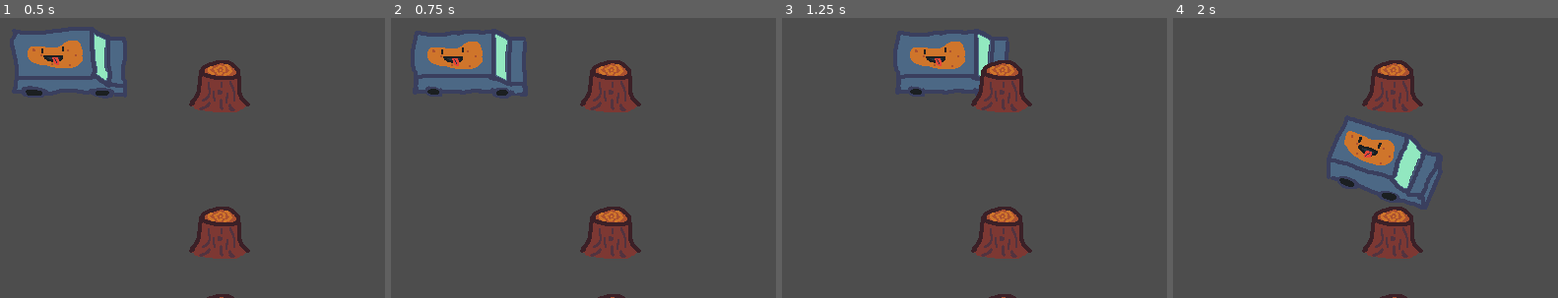
Above: before the commit, frames 1-4 (left to right).
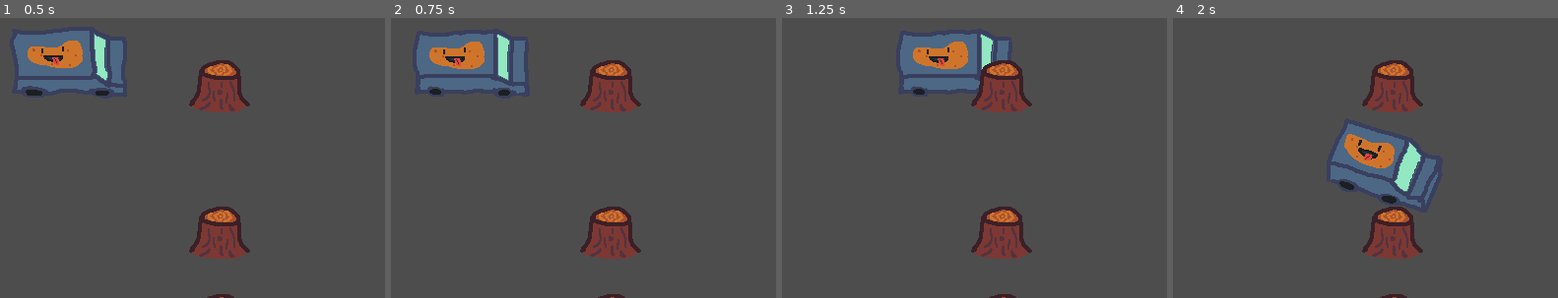
Above: after the commit, the same moments.

Repository: MatricsCode/Cozy-Fall-Jam
Game: Godot game, scene res://Scenes/Main/Main.tscn
The game is run twice, just before and just after one commit, with the same random seed, the same clock (stepped at 60 frames per second) and the same inputs.
Inputs:
- Up to frame 1 (0.5 s): no input
- Up to frame 2 (0.75 s): tap Enter at 0.5 s; hold Right (Right) from 0.53 s (still down)
- Up to frame 3 (1.25 s): keep holding Right (Right)
- Up to frame 4 (2 s): release Right (Right) at 1.28 s; hold Down (Down) from 1.28 s (still down)

Frame 1 is identical in both runs. In frame 2, 1.0% of the frame differs, in the area x 6-36%, y 5-28%; in frame 3, 1.0%; in frame 4, 2.0%, in the area x 40-69%, y 36-68%.

Commit message:
Stearing works

Diff:
--- a/Code/Car/Main.gd
+++ b/Code/Car/Main.gd
@@ -13,6 +13,8 @@
 var input_direction = Vector2.ZERO
 
 func _physics_process(delta):
+	input_direction = Input.get_vector("Left", "Right",  "Up", "Down")
+
 	_movement()
 	_turning()
 
@@ -50,20 +52,41 @@
 		speed_up.y = 0
 		velocity.y  *= 0.9
 func _turning():
-	input_direction = Input.get_vector("Left", "Right",  "Up", "Down")
 
-	print()
+	print(input_direction)
+
+	if input_direction.y < 0 and input_direction.x >= 0:
+		current_direction = Direction.UPWARDS
+	elif input_direction.y < 0 and input_direction.x < 0:
+		current_direction = Direction.DOWNWARDS
+
+	if input_direction.y > 0 and input_direction.x >= 0:
+		current_direction = Direction.DOWNWARDS
+	elif input_direction.y > 0 and input_direction.x < 0:
+		current_direction = Direction.UPWARDS
 
 	if input_direction.y == 0:
 		current_direction = Direction.FORWARDS
-	elif input_direction.y == 1 and input_direction.x != -1:
-		current_direction = Direction.DOWNWARDS
-	elif input_direction.y == 1 and input_direction.x == -1:
-		current_direction = Direction.UPWARDS
-	elif input_direction.y == -1 and input_direction.x != 1:
-		current_direction = Direction.UPWARDS
-	elif input_direction.y == -1 and input_direction.x == 1:
-		current_direction = Direction.DOWNWARDS
+
+
+		#if velocity.y == 0 and input_direction.x == 0:
+		#current_direction = Direction.FORWARDS
+	#elif input_direction.y == 1 and input_direction.x == 0:
+		#current_direction = Direction.DOWNWARDS
+	#elif input_direction.y == -1 and input_direction.x == 0:
+		#current_direction = Direction.UPWARDS
+	#
+	#if input_direction.y == 1 and input_direction.x == -1:
+		#current_direction = Direction.DOWNWARDS
+	#elif input_direction.y == 1 and input_direction.x == 0:
+		#current_direction = Direction.DOWNWARDS
+	#elif input_direction.y == 1 and input_direction.x == -1:
+		#current_direction = Direction.UPWARDS
+	##
+	##if input_direction.y == -1 and input_direction.x != 1:
+		##current_direction = Direction.UPWARDS
+	##elif input_direction.y == -1 and input_direction.x == 1:
+		##current_direction = Direction.DOWNWARDS
 
 	#
 	#match input_direction:
--- a/Scenes/Car/Car.tscn
+++ b/Scenes/Car/Car.tscn
@@ -76,7 +76,7 @@
 sprite_frames = SubResource("SpriteFrames_dfrl7")
 animation = &"forwards"
 autoplay = "forwards"
-frame_progress = 0.53123647
+frame_progress = 0.61137474
 
 [node name="Forwards" type="StaticBody2D" parent="."]
 
@@ -93,7 +93,6 @@
 shape = SubResource("RectangleShape2D_fnsqd")
 
 [node name="Downwards" type="StaticBody2D" parent="."]
-visible = false
 
 [node name="CollisionShape2D2" type="CollisionShape2D" parent="Downwards"]
 position = Vector2(-4, 8)
@@ -111,7 +110,6 @@
 shape = SubResource("RectangleShape2D_fnsqd")
 
 [node name="Upwards" type="StaticBody2D" parent="."]
-visible = false
 
 [node name="CollisionShape2D2" type="CollisionShape2D" parent="Upwards"]
 position = Vector2(-4, 8)
Not shown, added: Art/Obstacles/Boulder1.png.import
Not shown, added: Art/Obstacles/Trunk1.png.import
